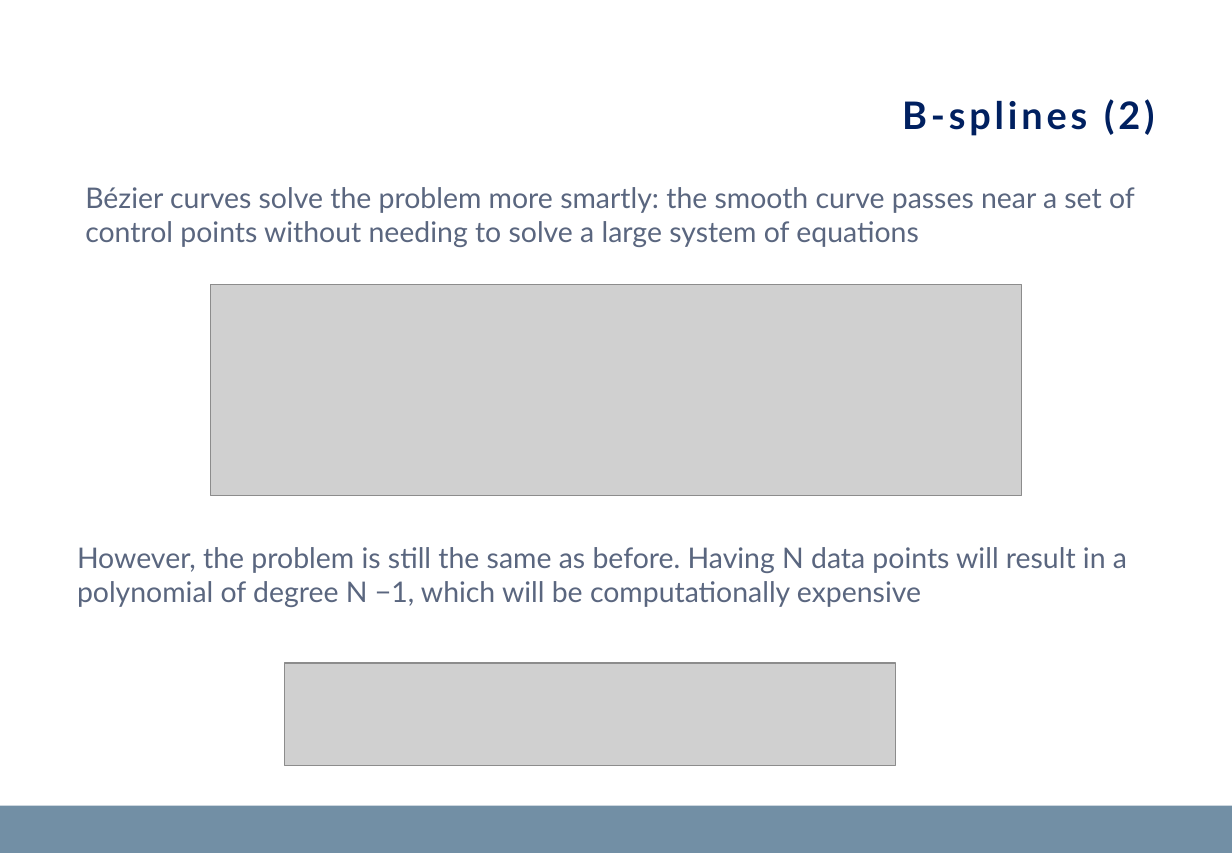
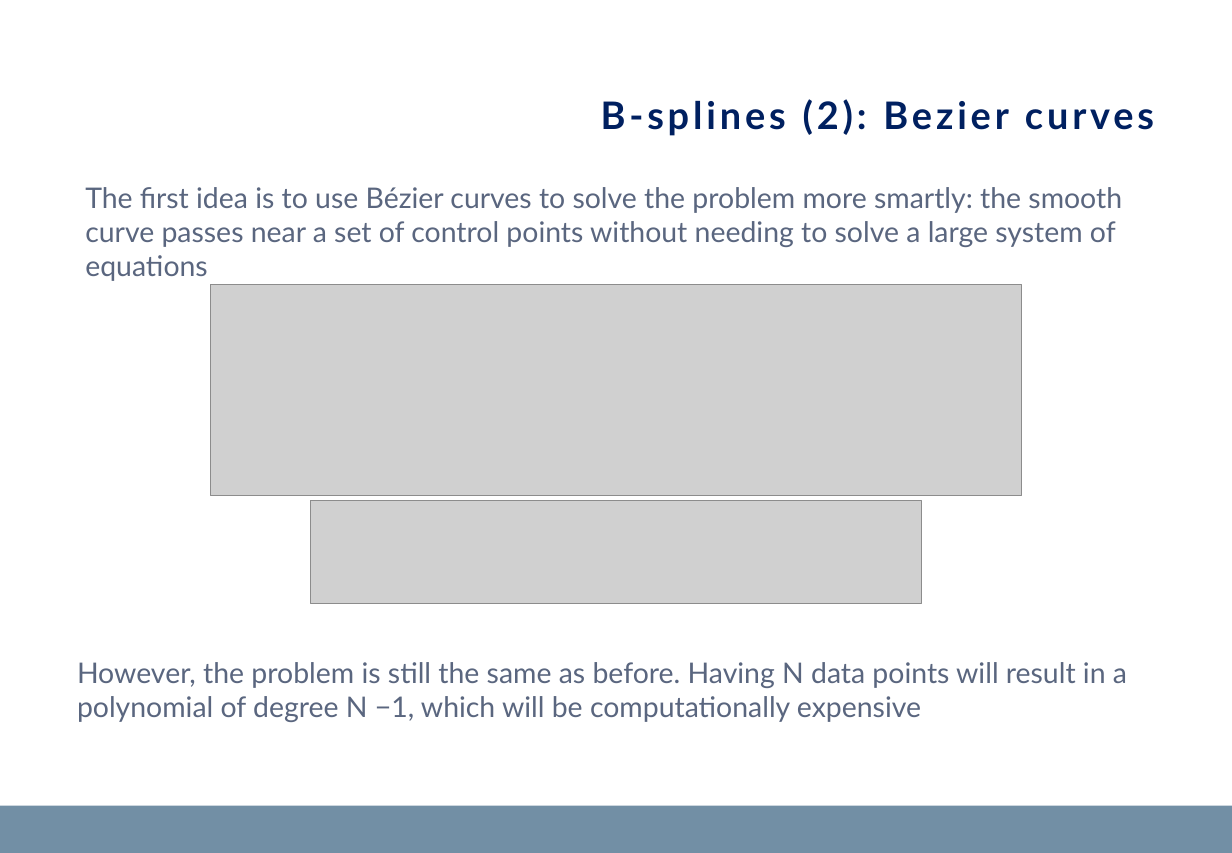
Before and after one commit to matteopasqual02/KAN-naml, a slide deck: slide 8 of KANs_presentation.pptx. Drawn at 1232x853 pixels with LibreOffice and Linux fonts; fonts in the diff are those of the drawing; grey boxes stand for pictures; background and template pictures are left out. Boxes give left, top, right and bottom in pixels: in the first picture for what was removed or moved away, otherwise in the second. Text is boxed around its words. In the diff, an @@ line names an element or a change of style, - is before the commit and + after.

```diff
--- a/KANs_presentation.pptx
+++ b/KANs_presentation.pptx
@@ title at [450, 99, 853, 208]: text changed @@
-B-splines (2)
+B-splines (2): Bezier curves
@@ text at [85, 187, 1122, 281]: text changed @@
-Bézier curves solve the problem more smartly: the smooth curve passes near a set of control points without needing to solve a large system of equations
+The first idea is to use Bézier curves to solve the problem more smartly: the smooth curve passes near a set of control points without needing to solve a large system of equations
@@ picture: place and size @@
-picture at [284, 663, 896, 766]
+picture at [311, 501, 923, 603]
@@ text "However, the problem is still ...": place and size @@
-text "However, the problem is still ..." at [77, 547, 1127, 607]
+text "However, the problem is still ..." at [77, 662, 1127, 722]
```
Also in this commit, not shown: 9 other slides changed, 1 slide added, 2 other files.
